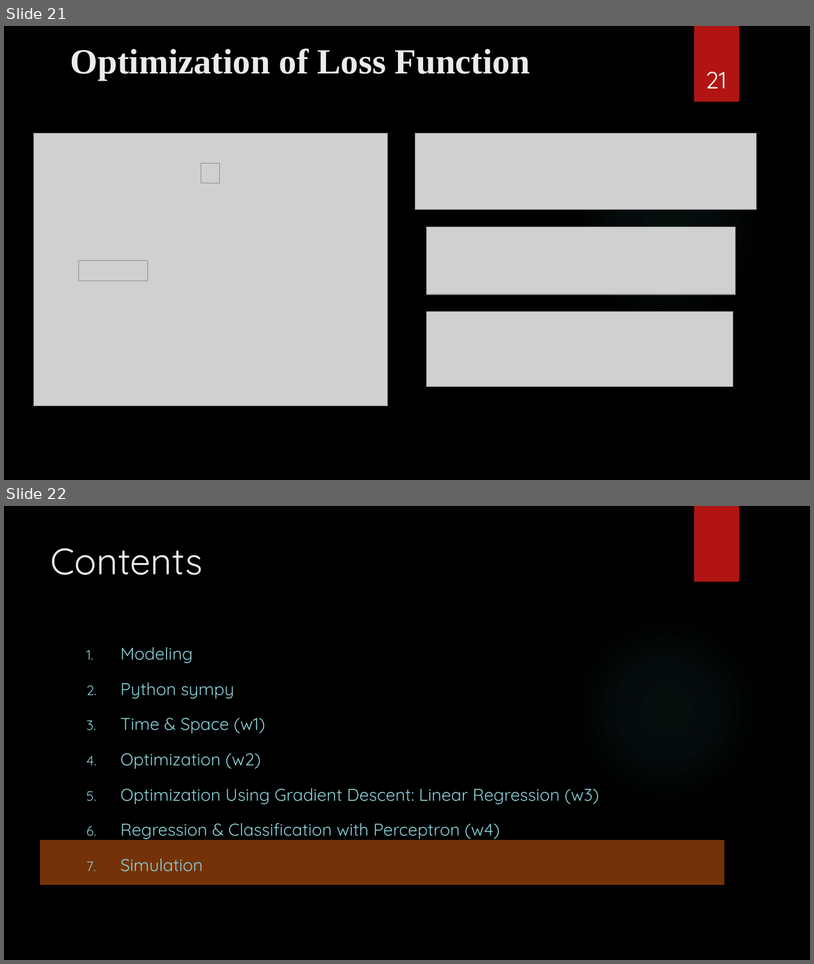
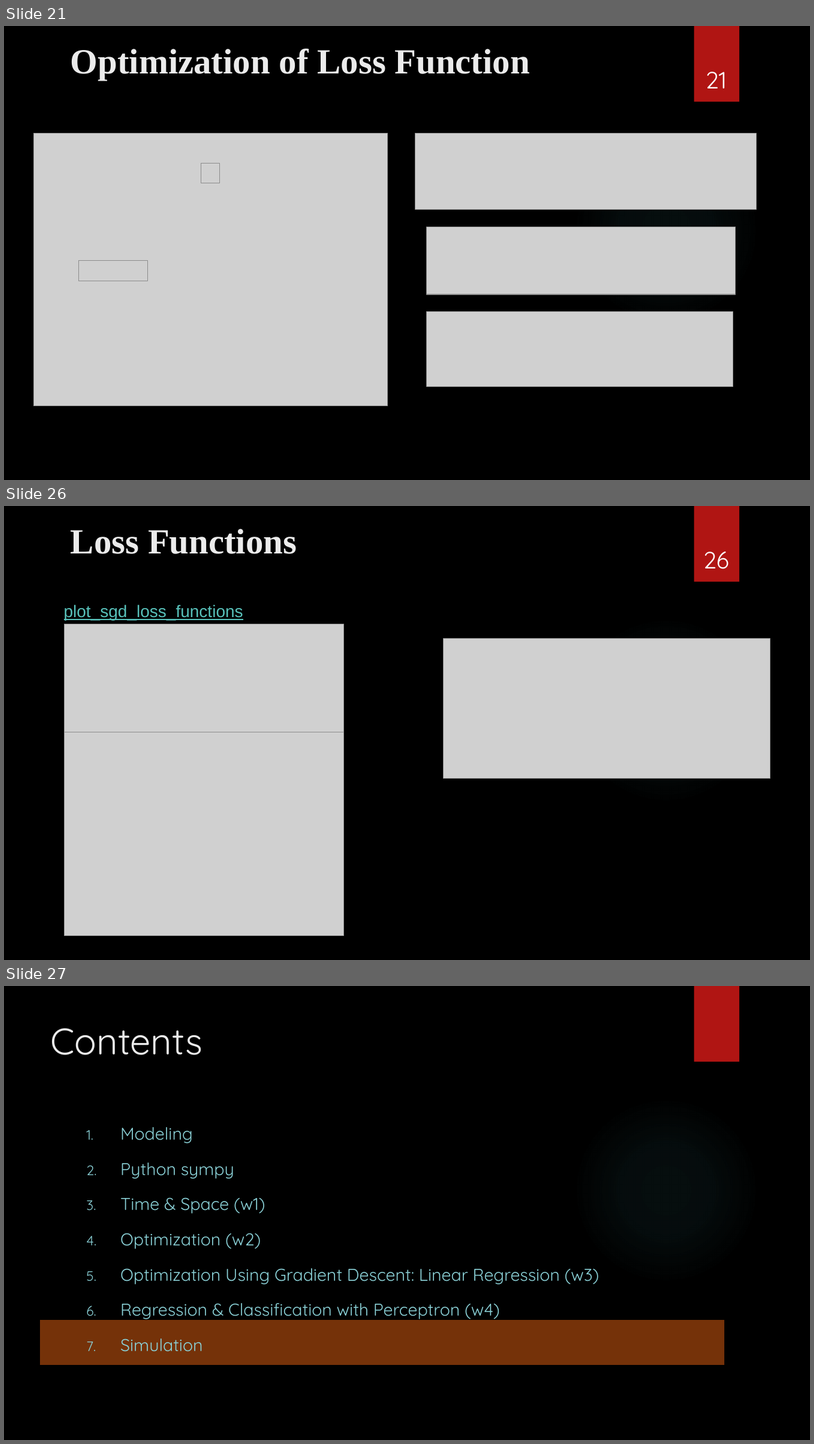
Before and after one commit to ancestor9/mathematics-for-machine-learning, a slide deck: Calculus/Calculus.pptx. Shown one above the other, each under a label of ours: slides 21 and 22 before the commit, slides 21, 26 and 27 after it; the slides between them are not shown. The pictures are 814x964 and 814x1444 pixels, drawn with LibreOffice and Linux fonts; fonts in the diff are those of the drawing; grey boxes stand for pictures; background and template pictures are left out. Boxes give left, top, right and bottom in pixels: in the first picture for what was removed or moved away, otherwise in the second. Text is boxed around its words. In the diff, an @@ line names an element or a change of style, - is before the commit and + after.

```diff
--- a/Calculus/Calculus.pptx
+++ b/Calculus/Calculus.pptx
@@ slide 26 added at box(4, 506, 810, 960), background picture (left out); not listed: 2 template elements that a slide beside it also shows @@
@@ title added at box(71, 529, 297, 554), 42 pt, text #EBEBEB, bold @@
+Loss Functions
@@ page number added at box(704, 551, 729, 569), 28 pt, text #FFFFFF @@
+26
@@ text added at box(64, 604, 243, 620), 20 pt, text #58C1BA, underline @@
+plot_sgd_loss_functions
@@ picture added at box(65, 624, 344, 732) @@
@@ picture added at box(444, 639, 771, 778) @@
@@ picture added at box(65, 732, 344, 935) @@
@@ what was slide 22 is now slide 27 @@
```
Also in this commit, not shown: 4 other slides added.
